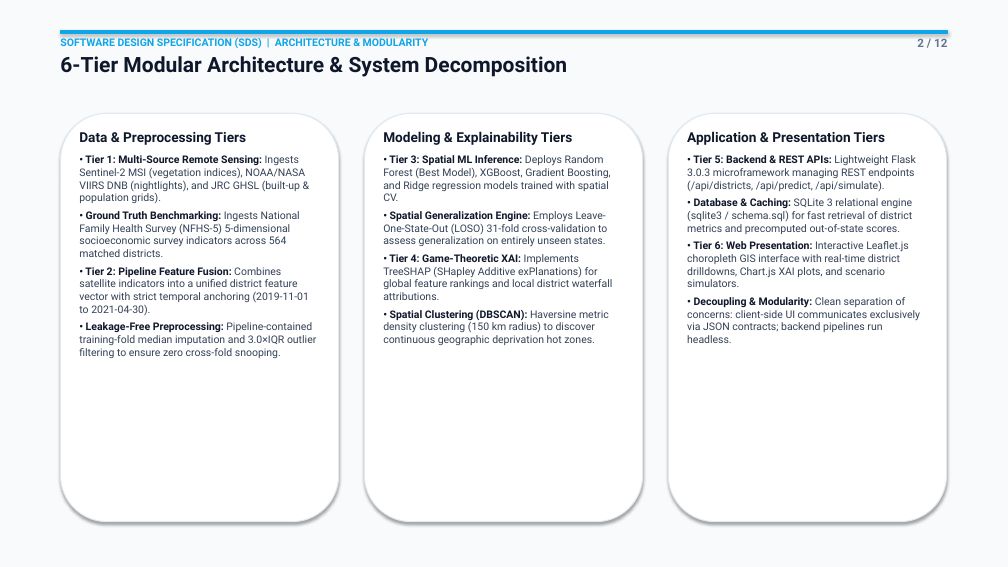
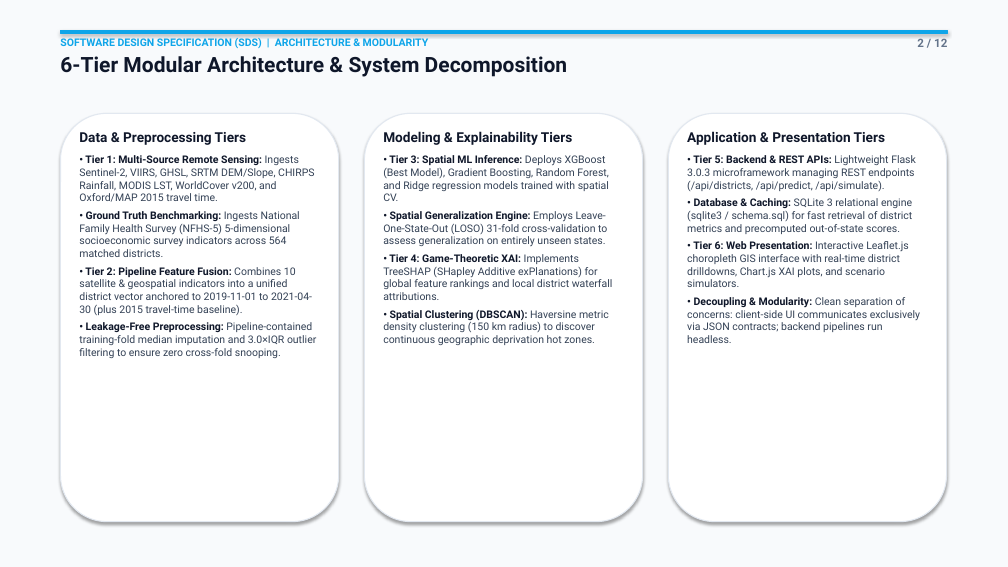
Before and after one commit to ditheshshettigar00-jpg/GeoPovertyAI, a slide deck: slide 2 of GeoPovertyAI_2nd_Review_Presentation.pptx. Drawn at 1008x567 pixels with LibreOffice and Linux fonts; fonts in the diff are those of the drawing. Boxes give left, top, right and bottom in pixels: in the first picture for what was removed or moved away, otherwise in the second. Text is boxed around its words. In the diff, an @@ line names an element or a change of style, - is before the commit and + after.

Commit message:
Update UI, docs, Review 2 slides, and tests for 10-feature XGBoost model

```diff
--- a/GeoPovertyAI_2nd_Review_Presentation.pptx
+++ b/GeoPovertyAI_2nd_Review_Presentation.pptx
@@ text at bbox=[79, 155, 314, 202]: text changed @@
-• Tier 1: Multi-Source Remote Sensing: Ingests Sentinel-2 MSI (vegetation indices), NOAA/NASA VIIRS DNB (nightlights), and JRC GHSL (built-up & population grids).
+• Tier 1: Multi-Source Remote Sensing: Ingests Sentinel-2, VIIRS, GHSL, SRTM DEM/Slope, CHIRPS Rainfall, MODIS LST, WorldCover v200, and Oxford/MAP 2015 travel time.
@@ text at bbox=[383, 155, 609, 201]: text changed @@
-• Tier 3: Spatial ML Inference: Deploys Random Forest (Best Model), XGBoost, Gradient Boosting, and Ridge regression models trained with spatial CV.
+• Tier 3: Spatial ML Inference: Deploys XGBoost (Best Model), Gradient Boosting, Random Forest, and Ridge regression models trained with spatial CV.
@@ text at bbox=[79, 267, 312, 315]: text changed @@
-• Tier 2: Pipeline Feature Fusion: Combines satellite indicators into a unified district feature vector with strict temporal anchoring (2019-11-01 to 2021-04-30).
+• Tier 2: Pipeline Feature Fusion: Combines 10 satellite & geospatial indicators into a unified district vector anchored to 2019-11-01 to 2021-04-30 (plus 2015 travel-time baseline).
```
Also in this commit, not shown: 9 other slides changed, 19 other files.
